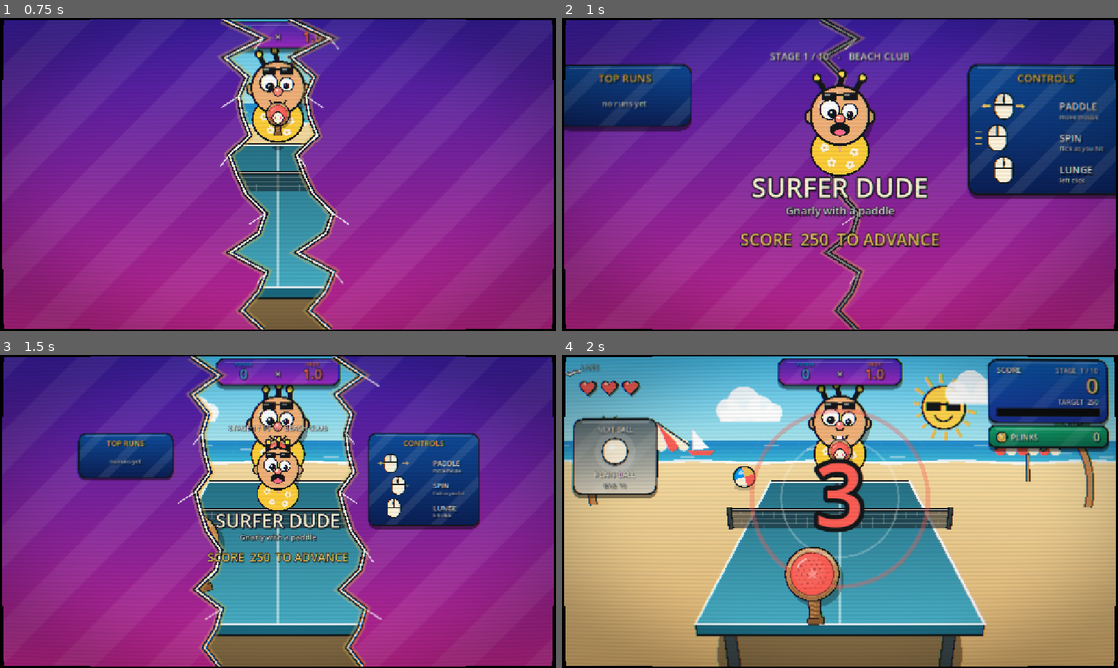
Above: before the commit, frames 1-4 (two rows, left to right).
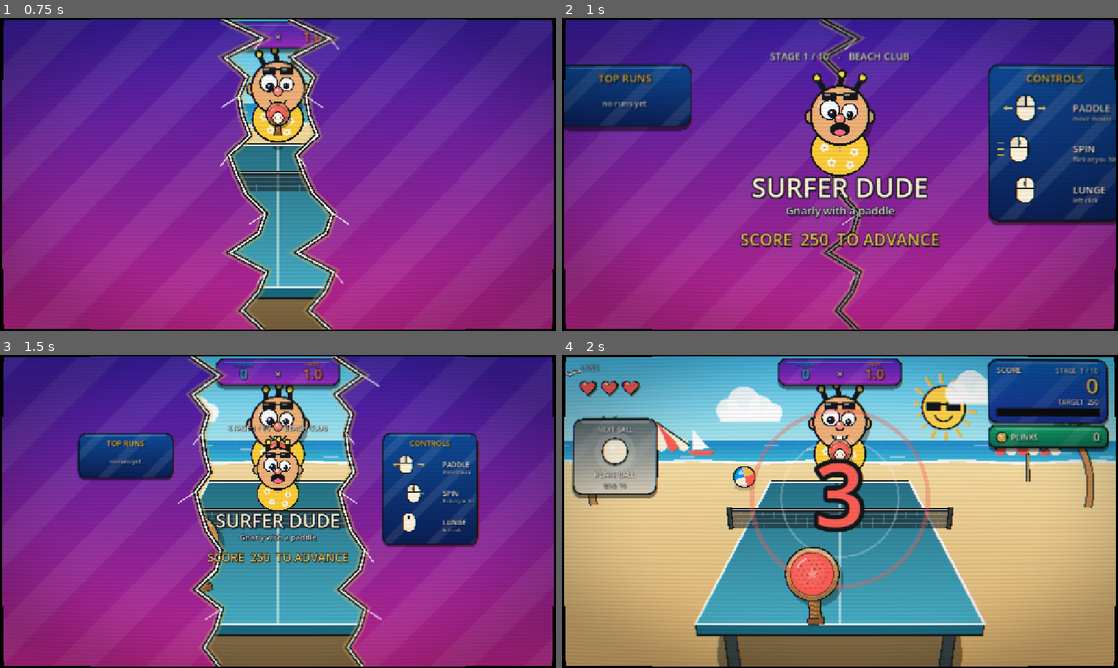
Above: after the commit, the same moments.

Repository: happsie/RoguePong
Game: Godot game, scene res://scenes/main.tscn
Two runs of this game, one before a commit and one after it. Both use one fixed random seed, a clock stepped at 60 frames per second and the inputs below.
Inputs (mouse positions are in pixels of both pictures, inside the frame that each line leads up to):
- Up to frame 1 (0.75 s): tap Enter at 0.5, 0.6 s; move the mouse to (400, 158) at 0.52 s; click (400, 158) at 0.67 s
- Up to frame 2 (1 s): tap Space at 0.77 s
- Up to frame 3 (1.5 s): drag from (166, 527) to (250, 574) at 1.27 s
- Up to frame 4 (2 s): no input

Frame 1 is identical in both runs. In frame 2, 7.2% of the frame differs, in the area x 72-100%, y 14-67%; in frame 3, 3.9%; in frame 4, nothing differs.

Commit message:
Controls panel: taller with more row spacing, original width
Co-Authored-By: Claude Sonnet 5.5 <noreply@anthropic.com>

Diff:
--- a/scripts/hud_view.gd
+++ b/scripts/hud_view.gd
@@ -387,27 +387,27 @@
 func _controls_panel() -> void:
 	var t := game.time
 	var has_ability: bool = game.paddle_def.ability != ""
-	Art.vivid(self, Rect2(285, -240, 340, 352 if has_ability else 282), Color("0f4c9a"), Color("0b1f55"), t, 0.15, 20.0)
-	Art.text(self, "CONTROLS", Vector2(455, -204), 24, Art.GOLD)
-	var label_x := 448.0
-	var rows := [-150.0, -80.0, -10.0, 60.0]
+	Art.vivid(self, Rect2(330, -240, 290, 430 if has_ability else 340), Color("0f4c9a"), Color("0b1f55"), t, 0.15, 20.0)
+	Art.text(self, "CONTROLS", Vector2(475, -204), 24, Art.GOLD)
+	var label_x := 478.0
+	var rows := [-146.0, -56.0, 34.0, 124.0]
 	var lab := Color(1, 1, 1, 0.95)
 	# paddle follows the mouse, across the whole table
-	_mouse(Vector2(360, rows[0]), 0, t)
+	_mouse(Vector2(408, rows[0]), 0, t)
 	Art.text(self, "PADDLE", Vector2(label_x + 36, rows[0] + 8), 22, lab, HORIZONTAL_ALIGNMENT_LEFT)
 	Art.text(self, "move mouse", Vector2(label_x + 36, rows[0] + 28), 14, Color(1, 1, 1, 0.7), HORIZONTAL_ALIGNMENT_LEFT)
 	# spin: swipe across the ball
-	_mouse(Vector2(360, rows[1]), 1, t)
+	_mouse(Vector2(408, rows[1]), 1, t)
 	Art.text(self, "SPIN", Vector2(label_x + 36, rows[1] + 8), 22, lab, HORIZONTAL_ALIGNMENT_LEFT)
 	Art.text(self, "flick as you hit", Vector2(label_x + 36, rows[1] + 28), 14, Color(1, 1, 1, 0.7), HORIZONTAL_ALIGNMENT_LEFT)
 	# lunge: left click
-	_mouse(Vector2(360, rows[2]), 2, t)
+	_mouse(Vector2(408, rows[2]), 2, t)
 	Art.text(self, "LUNGE", Vector2(label_x + 36, rows[2] + 8), 22, lab, HORIZONTAL_ALIGNMENT_LEFT)
 	Art.text(self, "left click", Vector2(label_x + 36, rows[2] + 28), 14, Color(1, 1, 1, 0.7), HORIZONTAL_ALIGNMENT_LEFT)
 	# the paddle's ability, if it has one
 	if not has_ability:
 		return
-	_keycap(Vector2(360, rows[3]), Vector2(96, 42), "SPACE", maxf(0.0, sin(t * 3.0 + 1.5) * 2.0), 17)
+	_keycap(Vector2(400, rows[3]), Vector2(96, 42), "SPACE", maxf(0.0, sin(t * 3.0 + 1.5) * 2.0), 17)
 	Art.text(self, Paddles.ABILITY_NAMES[game.paddle_def.ability], Vector2(label_x + 36, rows[3] + 8), 22, lab, HORIZONTAL_ALIGNMENT_LEFT)
 	Art.text(self, "paddle ability", Vector2(label_x + 36, rows[3] + 28), 14, Color(1, 1, 1, 0.7), HORIZONTAL_ALIGNMENT_LEFT)
 
